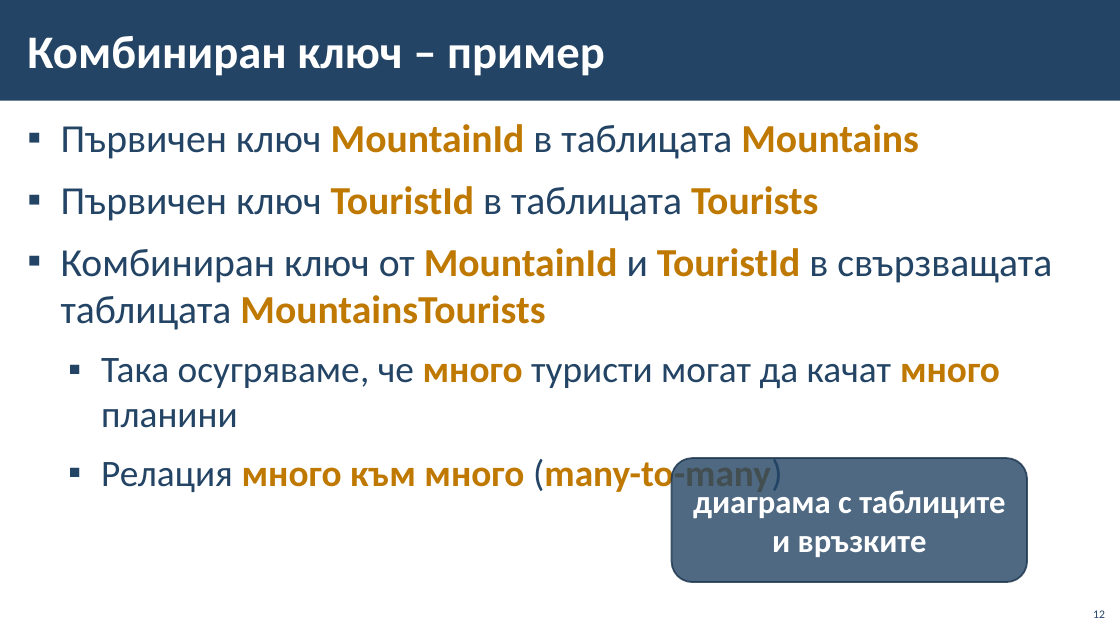
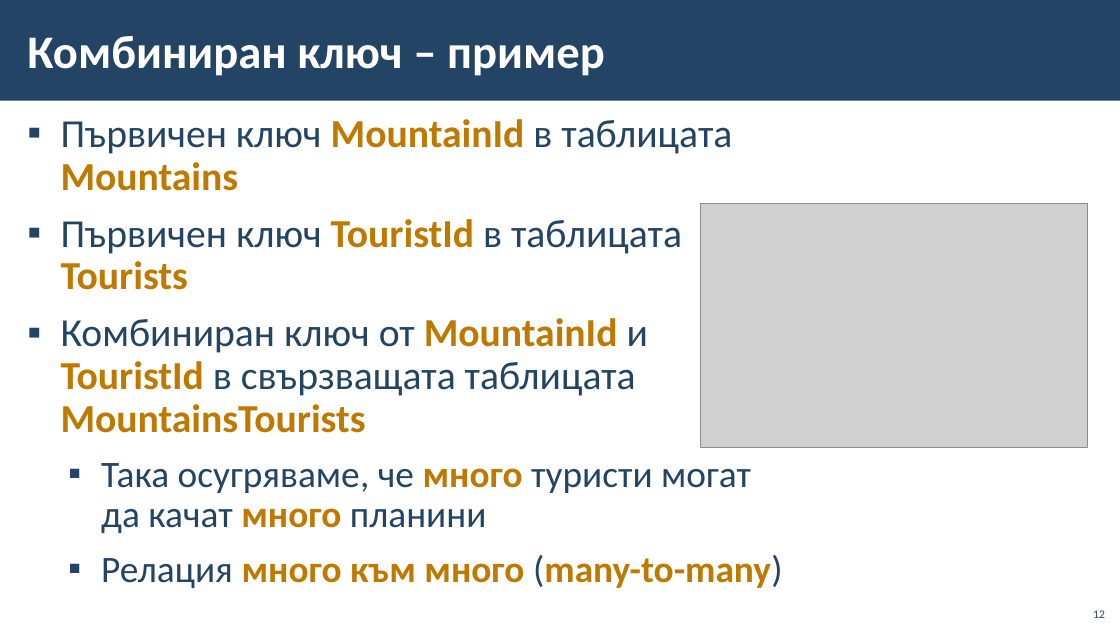
Before and after one commit to BG-IT-Edu/School-Programming, a slide deck: slide 12 of Courses/Software-Sciences/Module-3-Databases-New/07-Modeling-Databases/06-Modeling-Databases.pptx. Drawn at 1120x630 pixels with LibreOffice and Linux fonts; fonts in the diff are those of the drawing; grey boxes stand for pictures; background and template pictures are left out. Boxes give left, top, right and bottom in pixels: in the first picture for what was removed or moved away, otherwise in the second. Text is boxed around its words. In the diff, an @@ line names an element or a change of style, - is before the commit and + after.

```diff
--- a/Courses/Software-Sciences/Module-3-Databases-New/07-Modeling-Databases/06-Modeling-Databases.pptx
+++ b/Courses/Software-Sciences/Module-3-Databases-New/07-Modeling-Databases/06-Modeling-Databases.pptx
@@ text "Първичен ключ MountainId в таблицата ..." at (61, 119, 782, 588): line spacing 1 to 0.9 @@
@@ picture added at (701, 203, 1088, 447) @@
@@ rounded rectangle removed at (672, 458, 1028, 582) @@
-диаграма с таблиците и връзките
```
Also in this commit, not shown: 4 other slides changed.
